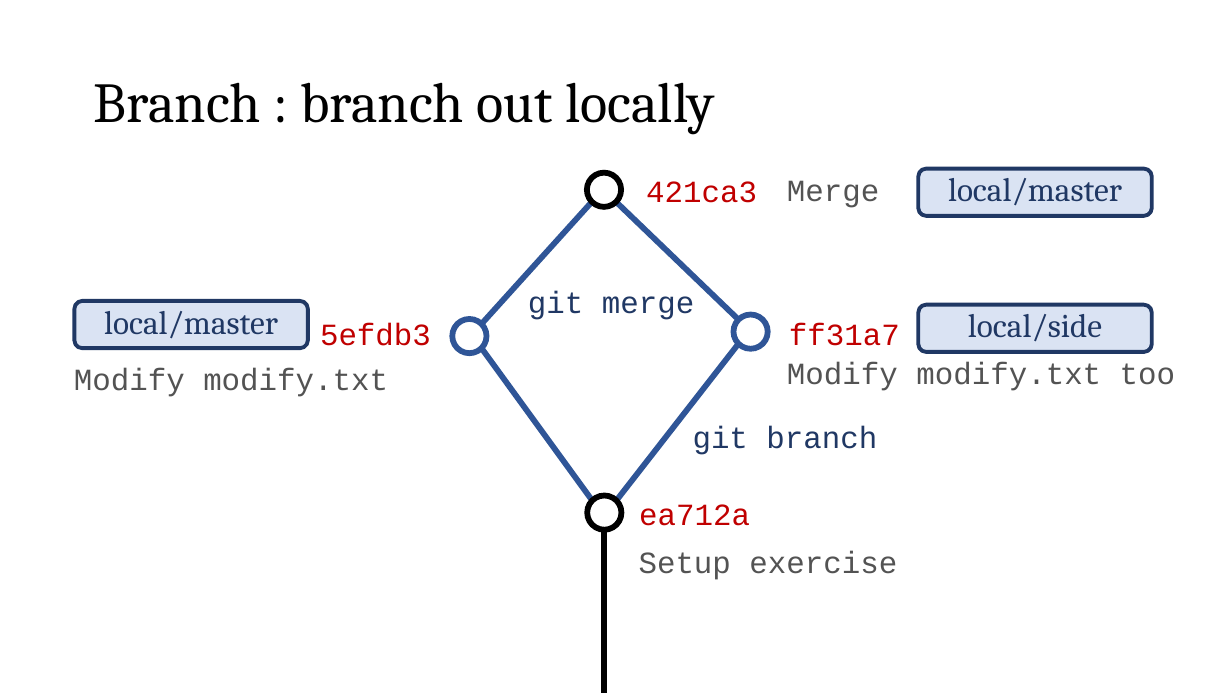
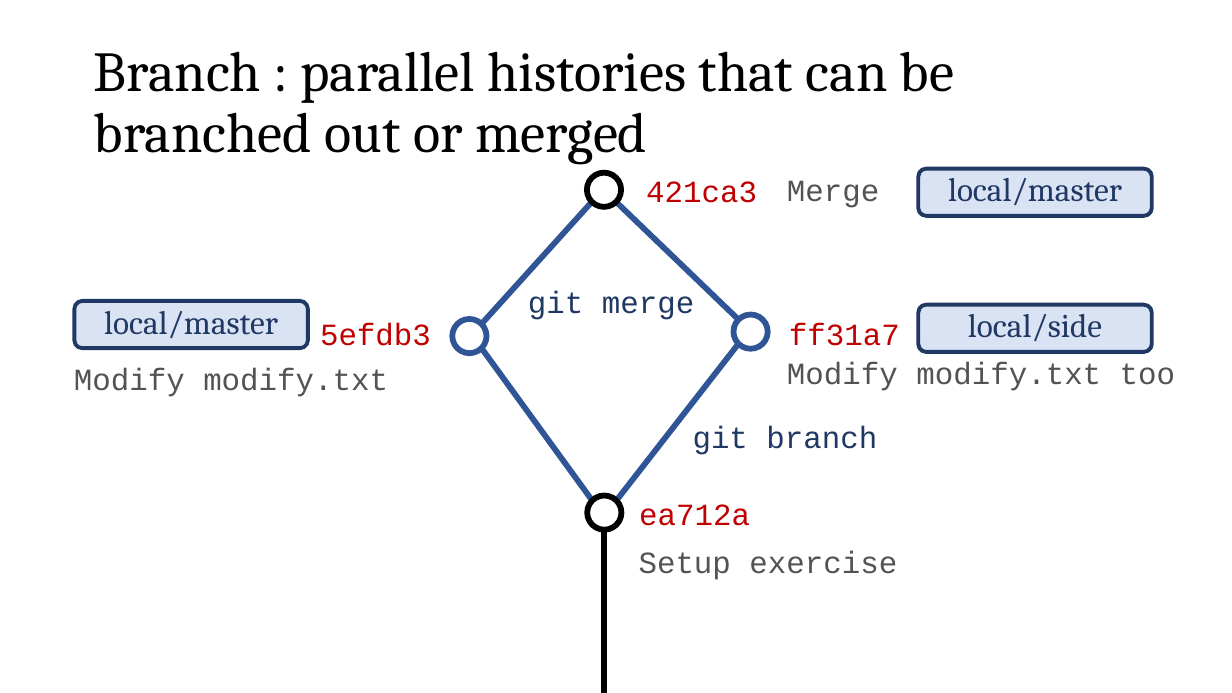
Before and after one commit to meny12/GitEssentials, a slide deck: slide 22 of git_workshop.pptx (slide 21 before the commit). Drawn at 1232x693 pixels with LibreOffice and Linux fonts; fonts in the diff are those of the drawing. Boxes give left, top, right and bottom in pixels: in the first picture for what was removed or moved away, otherwise in the second. Text is boxed around its words. In the diff, an @@ line names an element or a change of style, - is before the commit and + after.

```diff
--- a/git_workshop.pptx
+++ b/git_workshop.pptx
@@ title at (94, 51, 954, 164): text changed @@
-Branch : branch out locally
+Branch : parallel histories that can be branched out or merged
```
Also in this commit, not shown: 1 other slide changed, 3 slides added.
